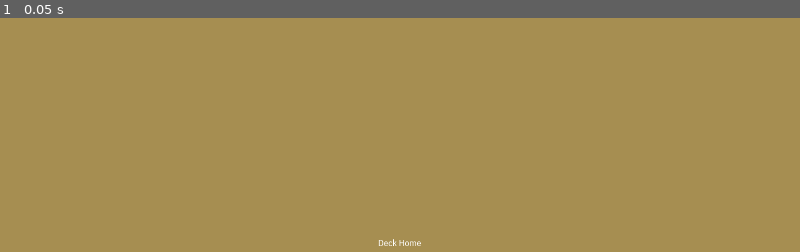
Above: before the commit, frame 1.
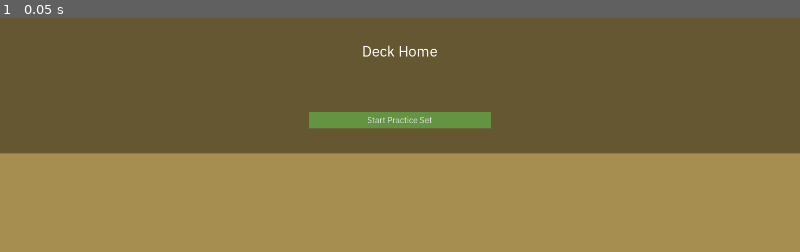
Above: after the commit, the same moment.

Repository: Jaret-McManus/flipcards-godot
Game: Godot game, scene res://root/root.tscn
Two runs of this game, one before a commit and one after it. Both use one fixed random seed, a clock stepped at 60 frames per second and the inputs below.
Inputs:
- Up to frame 1 (0.05 s): no input

The runs differ from the first frame. In frame 1, 58% of the frame differs, in the area x 0-100%, y 0-98%.

Commit message:
DeckHome: DeckHomeView is a tool script that DeckHomeModel can cause to update now

Diff:
--- /dev/null
+++ b/resources/themes/root/button/hover.tres
@@ -0,0 +1,8 @@
+[gd_resource type="StyleBoxFlat" format=3 uid="uid://g1ie5pq23l2j"]
+
+[resource]
+content_margin_left = 10.0
+content_margin_top = 5.0
+content_margin_right = 10.0
+content_margin_bottom = 5.0
+bg_color = Color(0.45504168, 0.67, 0.3015, 1)
--- /dev/null
+++ b/resources/themes/root/button/pressed.tres
@@ -0,0 +1,8 @@
+[gd_resource type="StyleBoxFlat" format=3 uid="uid://cf6ddgnxyolay"]
+
+[resource]
+content_margin_left = 10.0
+content_margin_top = 5.0
+content_margin_right = 10.0
+content_margin_bottom = 5.0
+bg_color = Color(0.47541666, 0.7, 0.315, 1)
--- a/resources/themes/root/root_theme.tres
+++ b/resources/themes/root/root_theme.tres
@@ -1,7 +1,25 @@
 [gd_resource type="Theme" format=3 uid="uid://dorijhc0j4432"]
+
+[ext_resource type="StyleBox" uid="uid://g1ie5pq23l2j" path="res://resources/themes/root/button/hover.tres" id="1_q1fri"]
+[ext_resource type="StyleBox" uid="uid://cf6ddgnxyolay" path="res://resources/themes/root/button/pressed.tres" id="2_p8hip"]
+
+[sub_resource type="StyleBoxFlat" id="StyleBoxFlat_o7xk2"]
+content_margin_left = 10.0
+content_margin_top = 5.0
+content_margin_right = 10.0
+content_margin_bottom = 5.0
+bg_color = Color(0.3932988, 0.5744671, 0.25886378, 1)
 
 [sub_resource type="StyleBoxFlat" id="StyleBoxFlat_r6rbi"]
 bg_color = Color(0.65, 0.556075, 0.31849998, 1)
 
+[sub_resource type="StyleBoxFlat" id="StyleBoxFlat_2f428"]
+bg_color = Color(0, 0, 0.007843138, 0.3882353)
+
 [resource]
+Button/styles/hover = ExtResource("1_q1fri")
+Button/styles/normal = SubResource("StyleBoxFlat_o7xk2")
+Button/styles/pressed = ExtResource("2_p8hip")
 PanelContainer/styles/panel = SubResource("StyleBoxFlat_r6rbi")
+SecondaryPanel/base_type = &"PanelContainer"
+SecondaryPanel/styles/panel = SubResource("StyleBoxFlat_2f428")
--- a/root/deck_home/deck_home.tscn
+++ b/root/deck_home/deck_home.tscn
@@ -1,8 +1,14 @@
 [gd_scene format=3 uid="uid://c82giurngorkg"]
 
 [ext_resource type="Script" uid="uid://db1542kvslawt" path="res://root/deck_home/deck_home_view.gd" id="1_h3nt6"]
+[ext_resource type="Script" uid="uid://d163tgwkshqcy" path="res://root/deck_home/deck_home_model.gd" id="2_2bvo1"]
 
-[node name="DeckHome" type="Control" unique_id=900742187]
+[sub_resource type="Resource" id="Resource_h3nt6"]
+script = ExtResource("2_2bvo1")
+top_screen_percentage = 30.0
+metadata/_custom_type_script = "uid://d163tgwkshqcy"
+
+[node name="DeckHome" type="Control" unique_id=900742187 node_paths=PackedStringArray("top_section")]
 layout_mode = 3
 anchors_preset = 15
 anchor_right = 1.0
@@ -12,6 +18,8 @@
 size_flags_horizontal = 3
 size_flags_vertical = 3
 script = ExtResource("1_h3nt6")
+model = SubResource("Resource_h3nt6")
+top_section = NodePath("PanelContainer/ContentVBox/DeckTop")
 
 [node name="PanelContainer" type="PanelContainer" parent="." unique_id=1741907402]
 layout_mode = 1
@@ -21,7 +29,29 @@
 grow_horizontal = 2
 grow_vertical = 2
 
-[node name="Label" type="Label" parent="PanelContainer" unique_id=1722364207]
+[node name="ContentVBox" type="VBoxContainer" parent="PanelContainer" unique_id=1101785630]
 layout_mode = 2
+
+[node name="DeckTop" type="PanelContainer" parent="PanelContainer/ContentVBox" unique_id=1626446989]
+custom_minimum_size = Vector2(0, 259.2)
+layout_mode = 2
+theme_type_variation = &"SecondaryPanel"
+
+[node name="VBoxContainer" type="VBoxContainer" parent="PanelContainer/ContentVBox/DeckTop" unique_id=1169003025]
+layout_mode = 2
+
+[node name="Spacer" type="Label" parent="PanelContainer/ContentVBox/DeckTop/VBoxContainer" unique_id=768659279]
+layout_mode = 2
+size_flags_vertical = 3
+theme_type_variation = &"HeaderLarge"
 text = "Deck Home"
 horizontal_alignment = 1
+vertical_alignment = 1
+
+[node name="Label" type="Button" parent="PanelContainer/ContentVBox/DeckTop/VBoxContainer" unique_id=280973212]
+custom_minimum_size = Vector2(350, 0)
+custom_maximum_size = Vector2(350, -1)
+layout_mode = 2
+size_flags_horizontal = 4
+size_flags_vertical = 6
+text = "Start Practice Set"
--- a/root/deck_home/deck_home_model.gd
+++ b/root/deck_home/deck_home_model.gd
@@ -1,6 +1,19 @@
-class_name DeckHomeModel extends RefCounted
+@tool
+class_name DeckHomeModel extends Resource
+
+var view: DeckHomeView
+
+@export_group("Control Parameters")
+signal top_screen_percentage_changed(new_float: float)
+@export_range(0.0,100.0,1.0) var top_screen_percentage: float:
+	set(f):
+		top_screen_percentage = f
+		top_screen_percentage_changed.emit(f)
+
+@export_group("Data")
 
 
-static func create() -> DeckHomeModel:
+static func create(p_view: DeckHomeView) -> DeckHomeModel:
 	var deck_home_model := DeckHomeModel.new()
+	deck_home_model.view = p_view
 	return deck_home_model
--- a/root/deck_home/deck_home_view.gd
+++ b/root/deck_home/deck_home_view.gd
@@ -1,6 +1,23 @@
+@tool
 class_name DeckHomeView extends View
 
+@export var model: DeckHomeModel
+
+@export_group("Internal Nodes")
+@export var top_section: Control
 
 static func create() -> DeckHomeView:
 	var deck_home_view := DeckHomeView.new()
 	return deck_home_view
+
+
+func _ready() -> void:
+	_connect_model_signals()
+
+
+func _connect_model_signals() -> void:
+	model.top_screen_percentage_changed.connect(_on_top_screen_percentage_changed)
+
+
+func _on_top_screen_percentage_changed(new_percentage: float) -> void:
+	top_section.custom_minimum_size.y = (new_percentage / 100.0) * self.size.y
--- a/root/root_model.gd
+++ b/root/root_model.gd
@@ -1,6 +1,6 @@
 class_name RootModel extends RefCounted
 
-var view: View
+var view: RootView
 
 var current_subview: View:
 	set(v):
